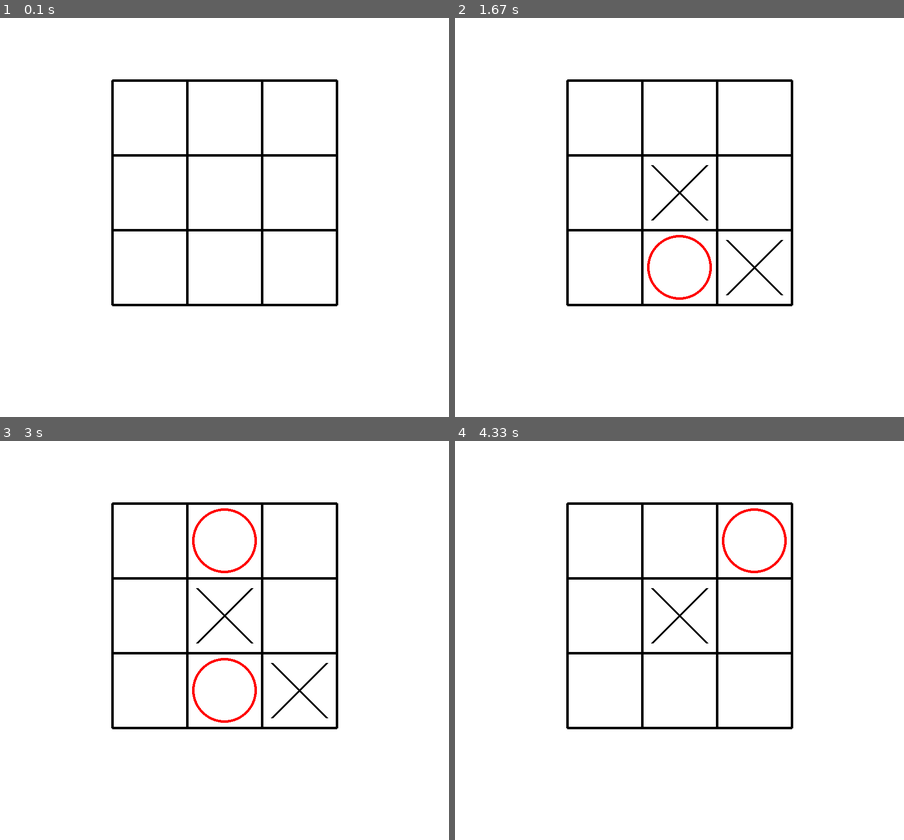
Above: before the commit, frames 1-4 (two rows, left to right).
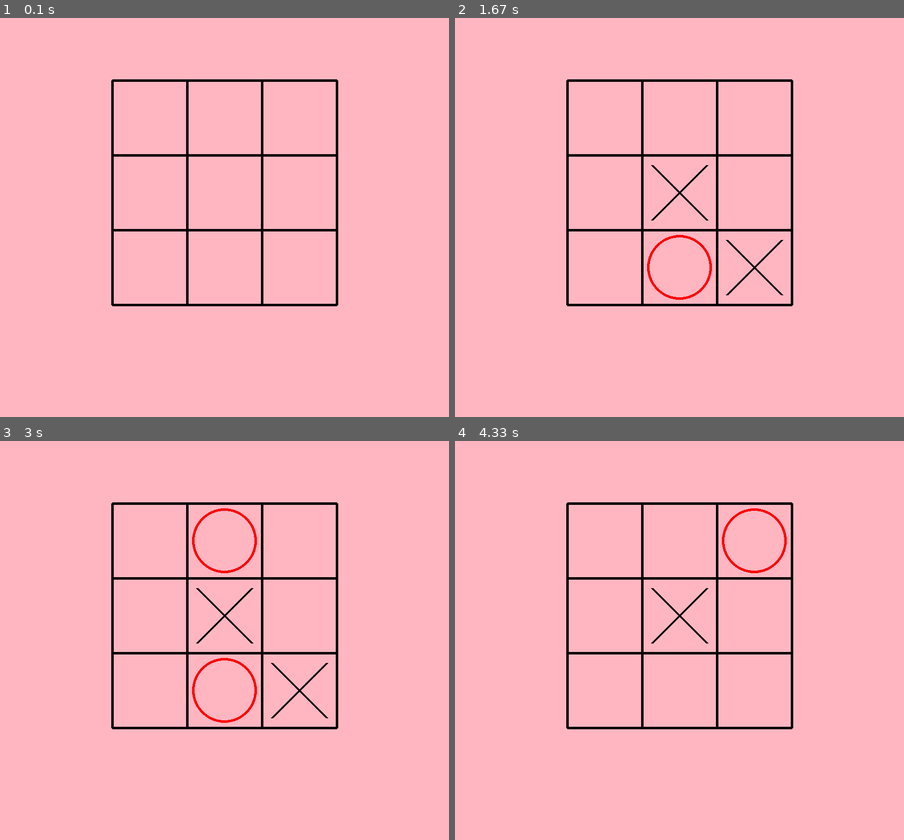
Above: after the commit, the same moments.

Repository: aanchal769/pygame-tic-tac-toe
Game: pygame game, started from main..py
Two runs of this game, one before a commit and one after it. Both use one fixed random seed, a clock stepped at 60 frames per second and the inputs below.
Inputs (mouse positions are in pixels of both pictures, inside the frame that each line leads up to):
- Up to frame 1 (0.1 s): no input
- Up to frame 2 (1.67 s): click (679, 217) at 0.38 s; click (683, 245) at 0.72 s; click (733, 253) at 1.55 s
- Up to frame 3 (3 s): click (233, 504) at 1.88 s
- Up to frame 4 (4.33 s): click (616, 556) at 3.22 s; click "Restart" at 3.55 s; click (679, 616) at 3.88 s; click (773, 568) at 4.22 s

The runs differ from the first frame. In frame 1, 98% of the frame differs, in the area x 0-100%, y 0-100%; in frame 2, 97%; in frame 3, 97%; in frame 4, 97%.

Commit message:
Add win sound effect

Diff:
--- a/main..py
+++ b/main..py
@@ -1,26 +1,27 @@
 import pygame
 
 pygame.init()
-
+pygame.mixer.init()
 
 screen=pygame.display.set_mode((900,800))
 
 pygame.display.set_caption("Tic Tac Toe")
 
 restart_button=pygame.Rect(330,620,240,100)
-
+win_sound=pygame.mixer.Sound("win.wav")
 font =pygame.font.Font(None,60)
 
-WHITE=(255,255,255)
 
+LIGHT_PINK = (255, 182, 193)
 board=["","","","","","","","",""]
 winner=""
 current_player="X"
 game_over=False
 draw=False
 running=True
+sound_played=False
 while running:
-    screen.fill(WHITE)
+    screen.fill(LIGHT_PINK)
 
     if game_over:
           pygame.draw.rect(screen,(0,150,0) ,restart_button)
@@ -96,38 +97,46 @@
                if( board[0]!=""   and board[0]==board[1] ==board[2]):
                         winner=board[0]
                         game_over=True
+                        win_sound.play()
 
                if(board[0]!=""  and board[0]==board[3] ==board[6]):
                         winner=board[0]
                         game_over=True
+                        win_sound.play()
+
 
 
                if(board[3]!=""  and board[3]==board[4] ==board[5]):
                         winner=board[3]
                         game_over=True
+                        win_sound.play()
+
 
                if(board[6]!="" and board[6]==board[7] ==board[8]):
                         winner=board[6]
                         game_over=True
-
+                        win_sound.play()
 
                if(board[1]!="" and board[1]==board[4] ==board[7]):
                         winner=board[1]
                         game_over=True
-
+                        win_sound.play()
 
                if(board[2]!="" and  board[2]==board[5] ==board[8]):
                         winner=board[2]
                         game_over=True
+                        win_sound.play()
+
 
                if(board[0]!="" and  board[0]==board[4] ==board[8]):
                         winner=board[0]
                         game_over=True
-
+                        win_sound.play()
 
                if(board[2]!="" and   board[2]==board[4] ==board[6]):
                         winner=board[2]
                         game_over=True
+                        win_sound.play()
 
 
     if winner=="" and "" not in board:
@@ -143,6 +152,7 @@
 
 
     if winner!="" and  game_over:
+
         text=font.render(winner+" "+   "WINS!",True,(255,0,0))
 
         screen.blit(text,(300,50))
Not shown, added: win.wav
